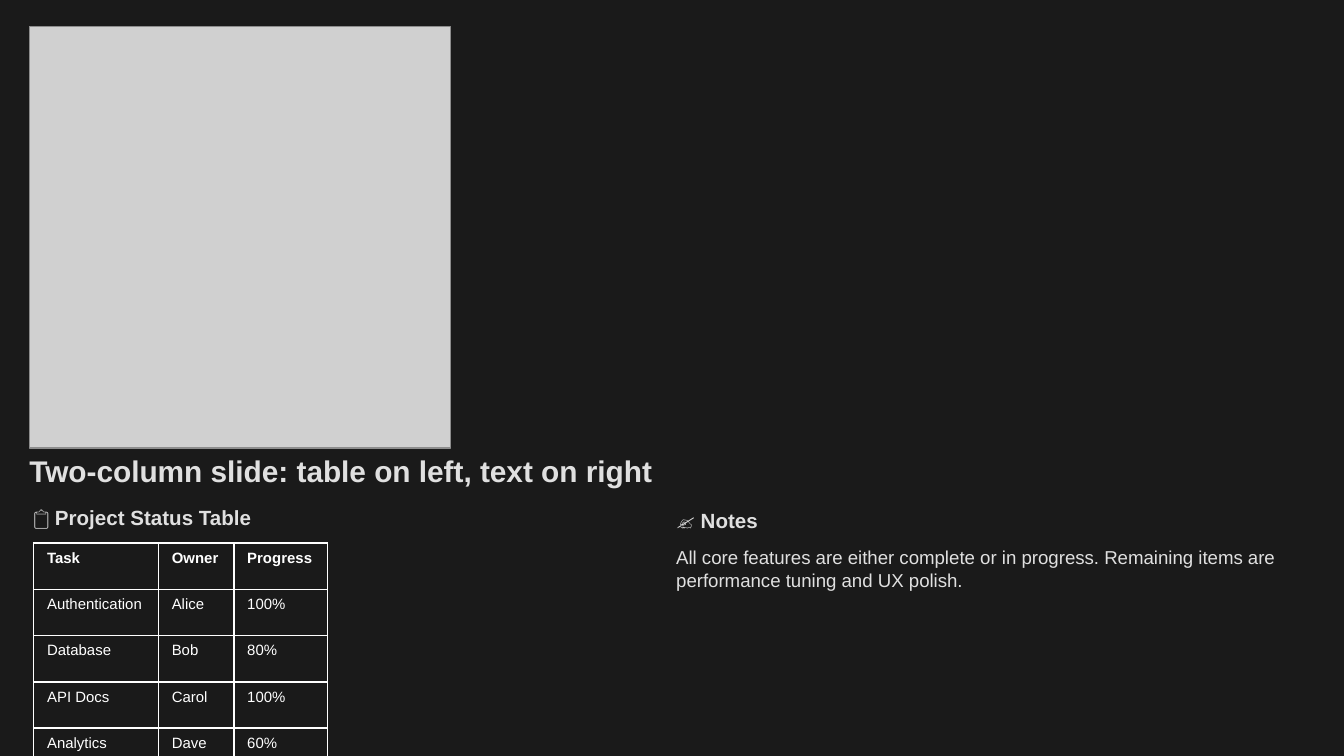
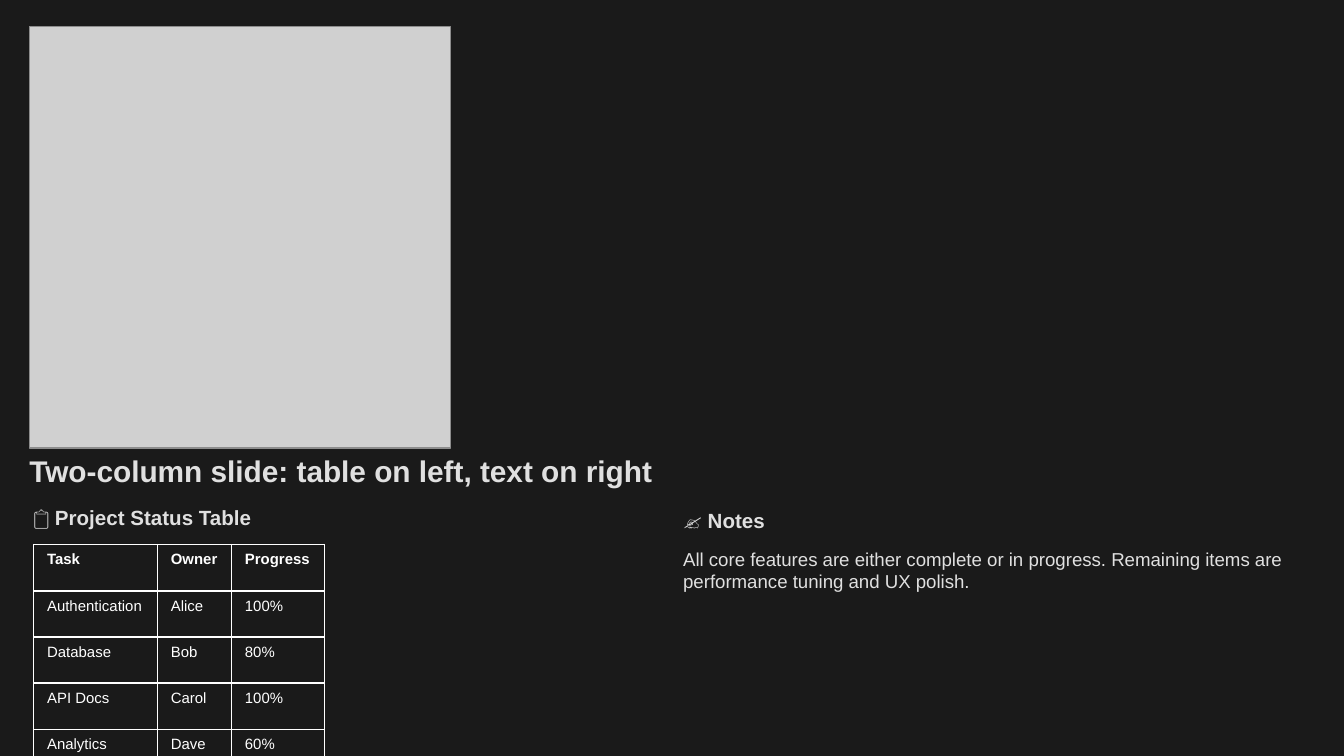
Before and after one commit to louisazhou/slidegenerator, a slide deck: slide 19 of output/comprehensive_demo_dark.pptx (slide 16 before the commit). Drawn at 1344x756 pixels with LibreOffice and Linux fonts; fonts in the diff are those of the drawing; grey boxes stand for pictures. Boxes give left, top, right and bottom in pixels: in the first picture for what was removed or moved away, otherwise in the second. Text is boxed around its words. In the diff, an @@ line names an element or a change of style, - is before the commit and + after.

```diff
--- a/output/comprehensive_demo_dark.pptx
+++ b/output/comprehensive_demo_dark.pptx
@@ text "✍️ Notes": place and size @@
-text "✍️ Notes" at (701,514,758,528)
+text "✍️ Notes" at (708,514,765,528)
@@ table: place and size @@
-table at (34,543,328,756)
+table at (34,544,324,756)
@@ text "All core features are either ...": place and size @@
-text "All core features are either ..." at (676,550,1275,591)
+text "All core features are either ..." at (683,552,1282,592)
```
Also in this commit, not shown: 8 other slides changed, 3 slides added, 22 other files.
